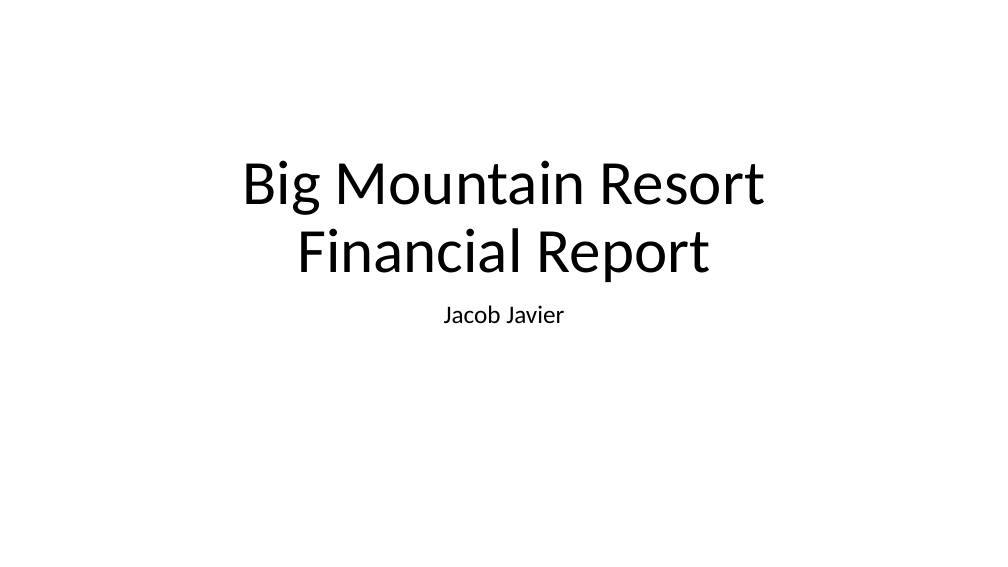
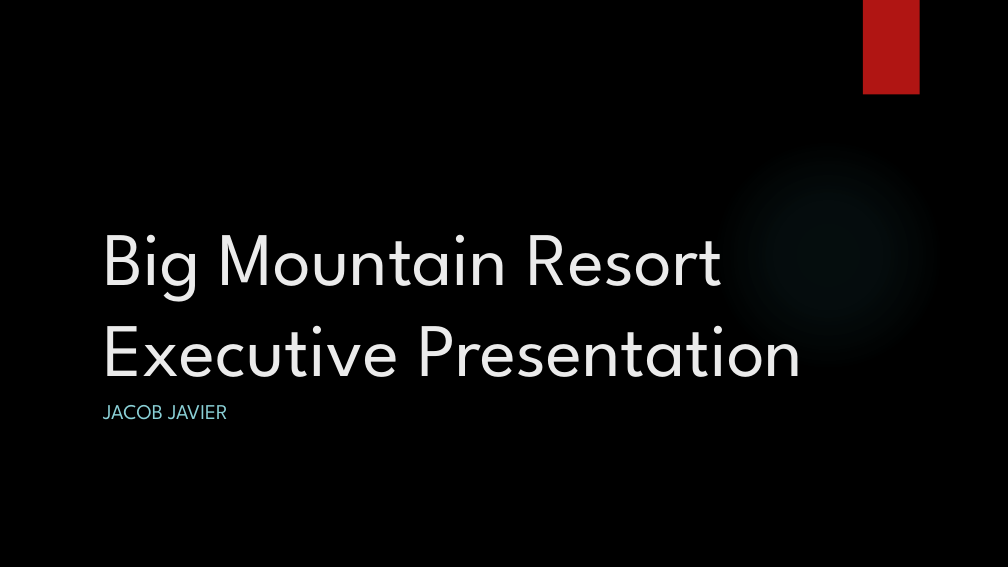
Before and after one commit to jpjavier23/DataScienceGuidedCapstone, a slide deck: slide 1 of Big Mountain Resort Executive Presentation.pptx. Drawn at 1008x567 pixels with LibreOffice and Linux fonts; fonts in the diff are those of the drawing; background and template pictures are left out. Boxes give left, top, right and bottom in pixels: in the first picture for what was removed or moved away, otherwise in the second. Text is boxed around its words. In the diff, an @@ line names an element or a change of style, - is before the commit and + after.

Commit message:
executive presentation complete and ready for final review before submission

```diff
--- a/Big Mountain Resort Executive Presentation.pptx
+++ b/Big Mountain Resort Executive Presentation.pptx
@@ background #FFFFFF to picture (left out) @@
@@ rectangle added at (863, 0, 920, 95), fill #B01513 @@
@@ ellipse added at (712, 138, 944, 371), fill gradient #50B9C1 @@
@@ title at (103, 234, 803, 377): text changed; size 60 to 72 pt; font Calibri to League Spartan; text colour #000000 to #EBEBEB @@
-Big Mountain Resort Financial Report
+Big Mountain Resort Executive Presentation
@@ subtitle at (103, 405, 228, 420): text changed; size 24 to 20 pt; font Calibri to League Spartan; text colour #000000 to #8AD0D6 @@
-Jacob Javier
+JACOB JAVIER
```
Also in this commit, not shown: 3 other slides changed, 3 slides added, 3 slides removed, 1 other file.
